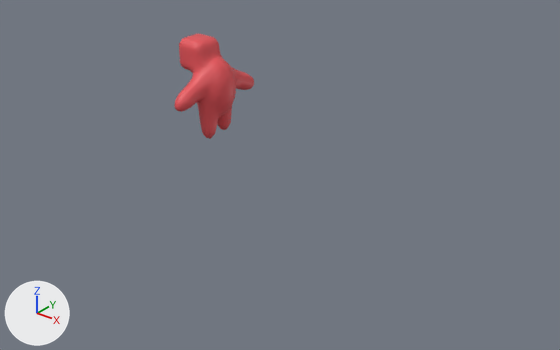
The Blender file Football Game/Assets/Models/Player_Base/Player_Rigged_Model.blend: old version first, new version second.
Before and after are seen from a 50 mm camera at (28.6, -31.7, 18.1) aimed at (2.9, 0.4, -1.8). Arrows for +X, +Y and +Z are at lower left; the lights stay in place.

Names of what the first picture shows: 'Mball.006'.
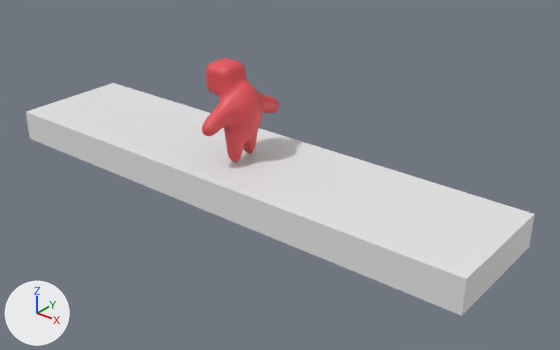
Changed parts and their boxes [x1, y1, x2, y2] in the pictures (560 x 350 px):
'Cube', added: after [26, 83, 535, 316]
'Mball.006', moved: before [174, 34, 254, 139]; after [202, 58, 279, 162]

What changed in the scene script:
```text
Add me_cube_001:
    me_cube_001.from_pydata(...)  # a box spanning x -1.0..1.0, y -1.0..1.0, z -1.0..1.0
Change ob_mball_006:
    ob_mball_006.location: (-1.48, -1.62, 3.25) -> (0.14, -1.19, 1.99)
Add ob_cube:
    ob_cube = bpy.data.objects.new('Cube', me_cube_001)
    ob_cube.location = (0.34, 0.24, -2.22)
    ob_cube.scale = (16.5, 3.87, 1.0)
```
